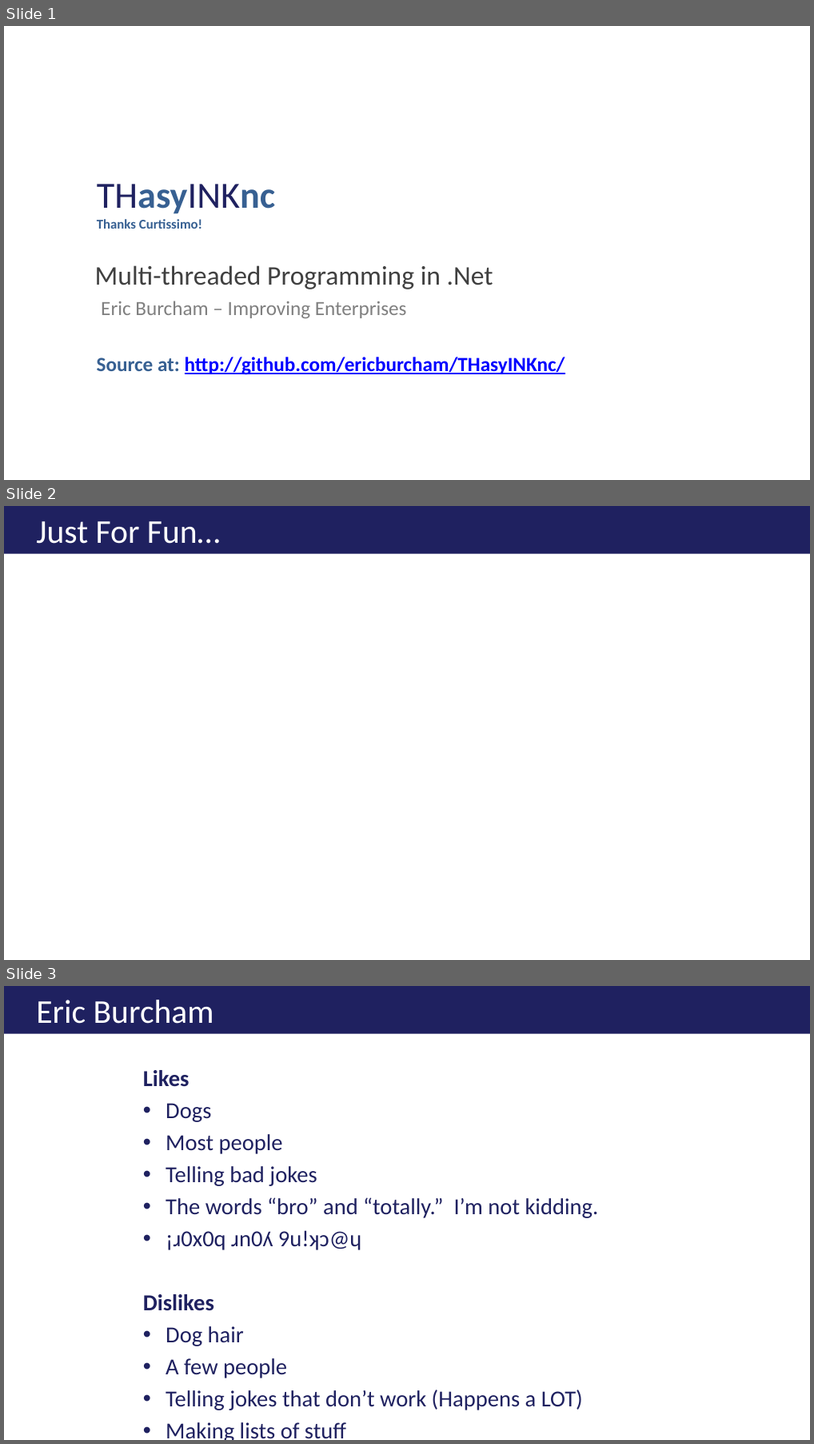
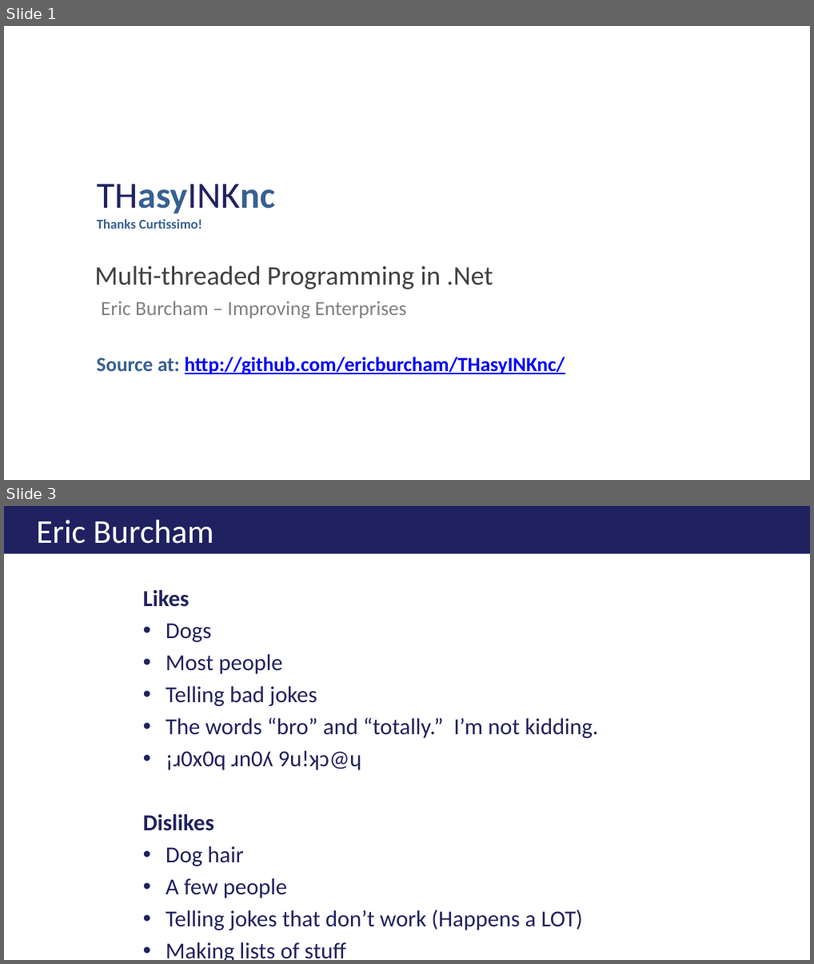
Before and after one commit to ericburcham/THasyINKnc, a slide deck: Presentation/THasINKync.pptx. Shown one above the other, each under a label of ours: slides 1, 2 and 3 before the commit, slides 1 and 3 after it; the slides between them are not shown. The pictures are 814x1444 and 814x964 pixels, drawn with LibreOffice and Linux fonts; fonts in the diff are those of the drawing; background and template pictures are left out. Boxes give left, top, right and bottom in pixels: in the first picture for what was removed or moved away, otherwise in the second. Text is boxed around its words. In the diff, an @@ line names an element or a change of style, - is before the commit and + after.

```diff
--- a/Presentation/THasINKync.pptx
+++ b/Presentation/THasINKync.pptx
@@ slide 2 removed at (4,506,810,960), background #FFFFFF @@
@@ title removed at (4,506,810,553) @@
-Just For Fun…
```
Also in this commit, not shown: 1 slide added.
